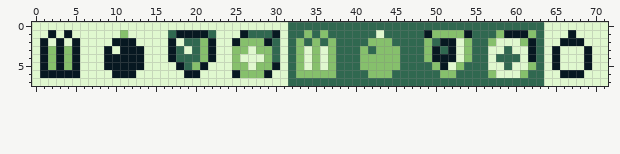
Two states of a pixel-art file, assets/powerups.aseprite. The picture above is the old version.
72x8 pixels, 1 frame.
After:
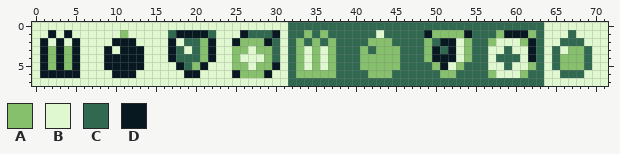
Palette (. is transparent): A #86c06c  B #e0f8cf  C #306850  D #071821
The edit:
y 1: x 67 D -> C
y 2: x 66..68 DDD -> CCC
y 3: x 65 D -> C; x 67..69 BBD -> AAC
y 4..5: x 65..69 DBBBD -> CAAAC
y 6: x 66..68 DDD -> CCC
Where, in picture pixels (left, top, right, bottom), the same in both pictures:
changed: (552, 30, 592, 78)
